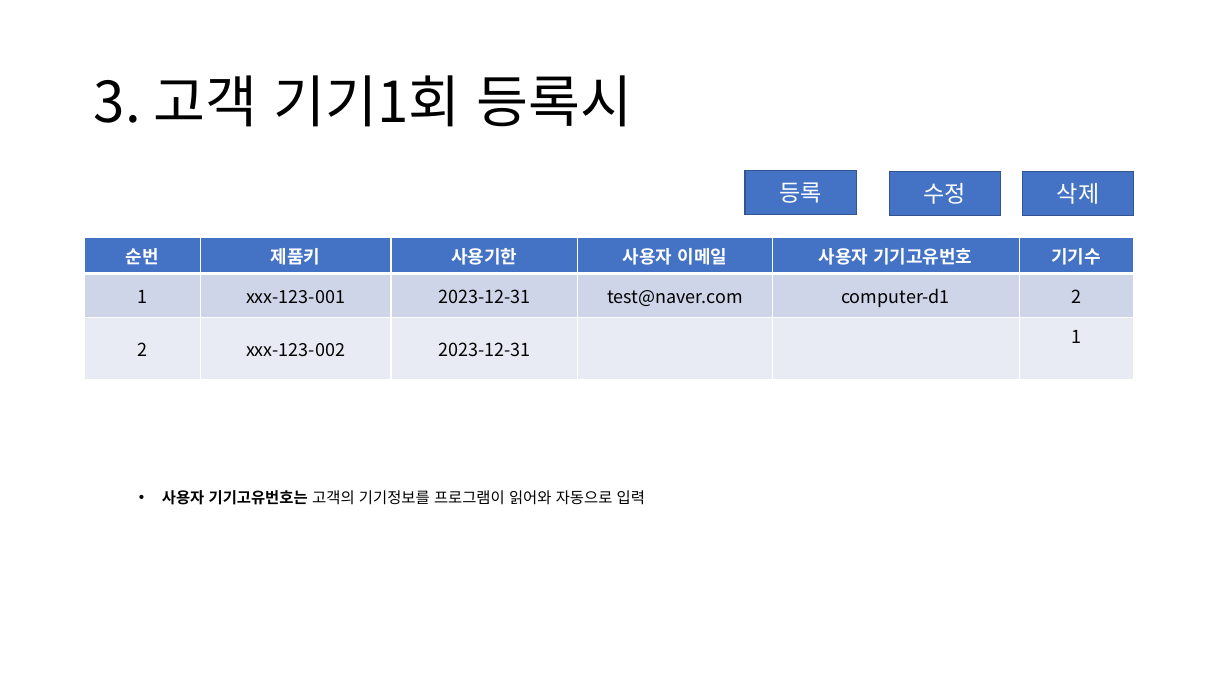
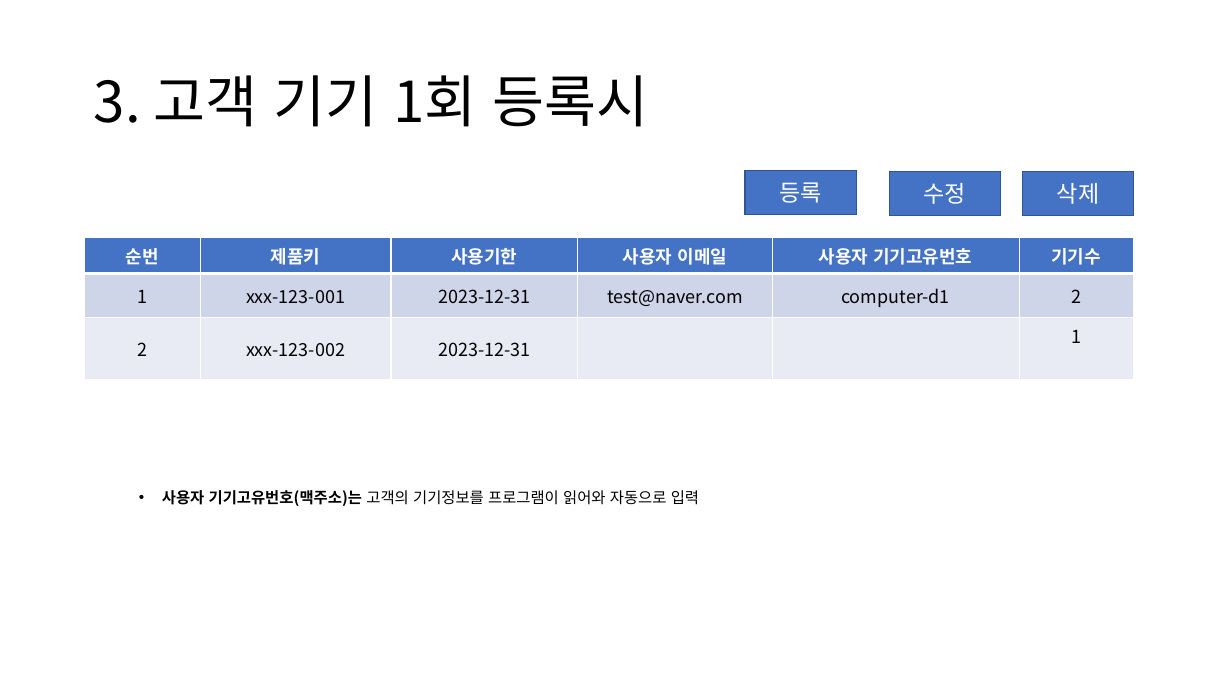
Before and after one commit to dlgnlwo3/tistory-convert, a slide deck: slide 4 of pdd/티스토리 변환기 인증시나리오_수정.pptx. Drawn at 1232x693 pixels with LibreOffice and Linux fonts; fonts in the diff are those of the drawing. Boxes give left, top, right and bottom in pixels: in the first picture for what was removed or moved away, otherwise in the second. Text is boxed around its words. In the diff, an @@ line names an element or a change of style, - is before the commit and + after.

```diff
--- a/pdd/티스토리 변환기 인증시나리오_수정.pptx
+++ b/pdd/티스토리 변환기 인증시나리오_수정.pptx
@@ title at bbox=[94, 75, 648, 127]: spaces changed @@
-3. 고객 기기1회 등록시
+3. 고객 기기 1회 등록시
@@ text at bbox=[162, 490, 699, 506]: text changed @@
-• 사용자 기기고유번호는 고객의 기기정보를 프로그램이 읽어와 자동으로 입력
+• 사용자 기기고유번호(맥주소)는 고객의 기기정보를 프로그램이 읽어와 자동으로 입력
```
Also in this commit, not shown: 1 other slide changed, 3 slides added, 6 other files.
